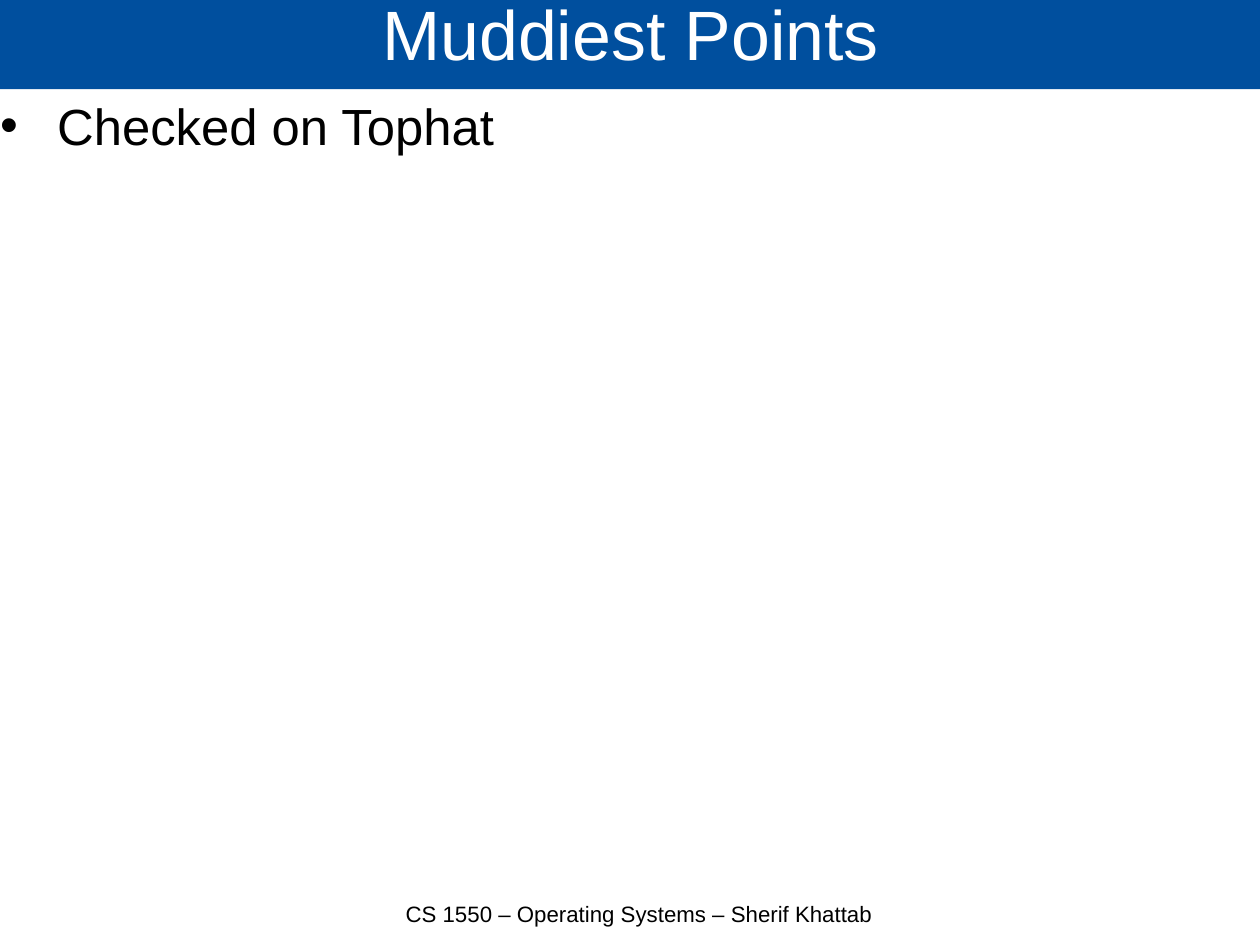
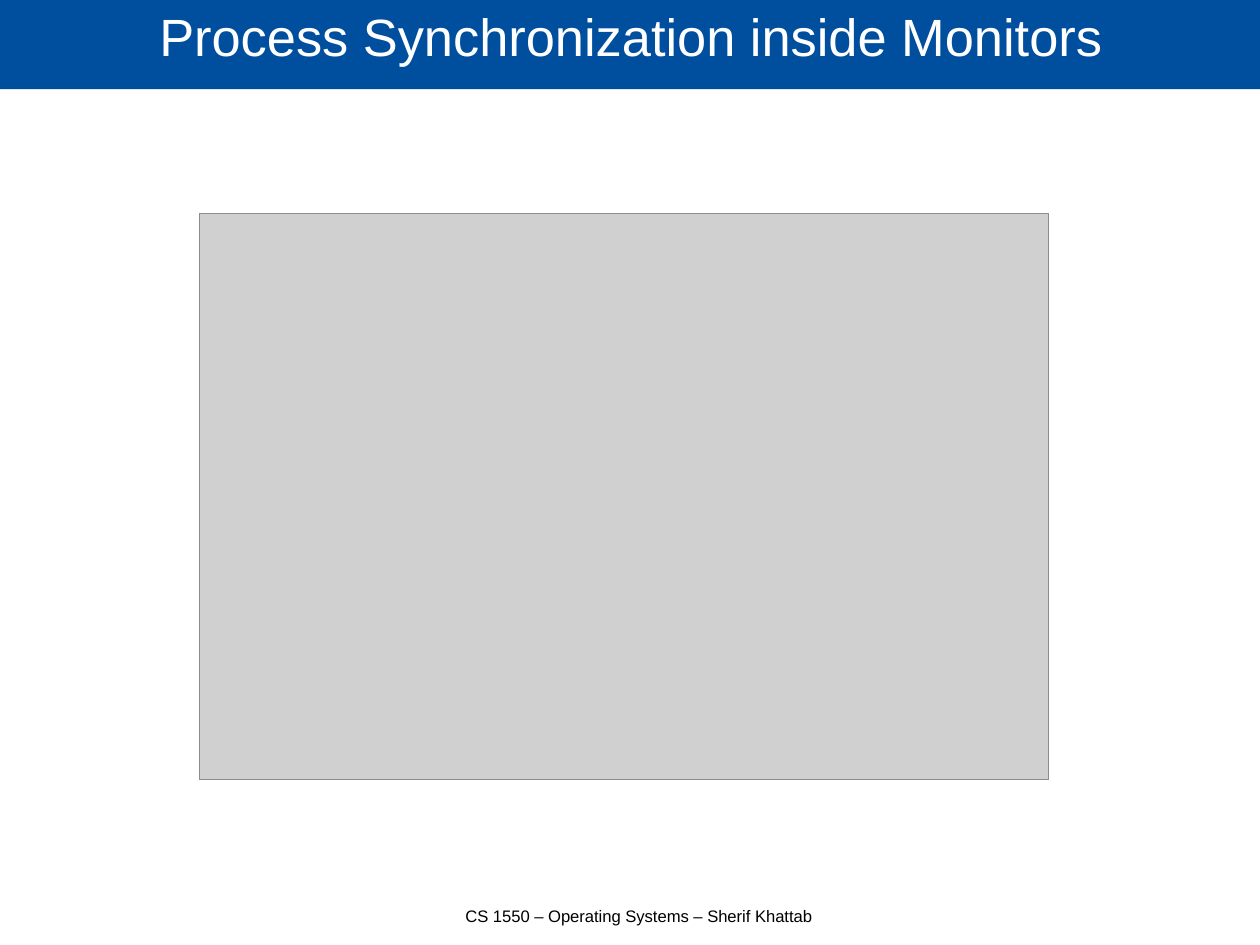
Before and after one commit to cs1550-2244/cs1550-code-handouts, a slide deck: slide 21 of DraftSlides/Lecture10.pptx (slide 4 before the commit). Drawn at 1260x945 pixels with LibreOffice and Linux fonts; fonts in the diff are those of the drawing; grey boxes stand for pictures. Boxes give left, top, right and bottom in pixels: in the first picture for what was removed or moved away, otherwise in the second. Text is boxed around its words. In the diff, an @@ line names an element or a change of style, - is before the commit and + after.

```diff
--- a/DraftSlides/Lecture10.pptx
+++ b/DraftSlides/Lecture10.pptx
@@ title at (159, 18, 1102, 66): text changed; size 44 to 33 pt @@
-Muddiest Points
+Process Synchronization inside Monitors
@@ text removed at (57, 108, 494, 155) @@
-• Checked on Tophat
@@ picture added at (200, 214, 1048, 780) @@
@@ text "CS 1550 – Operating Systems ..." at (465, 910, 812, 926): size 14 to 10.5 pt @@
```
Also in this commit, not shown: 14 other slides changed, 4 slides added, 6 slides removed, 3 other files.
